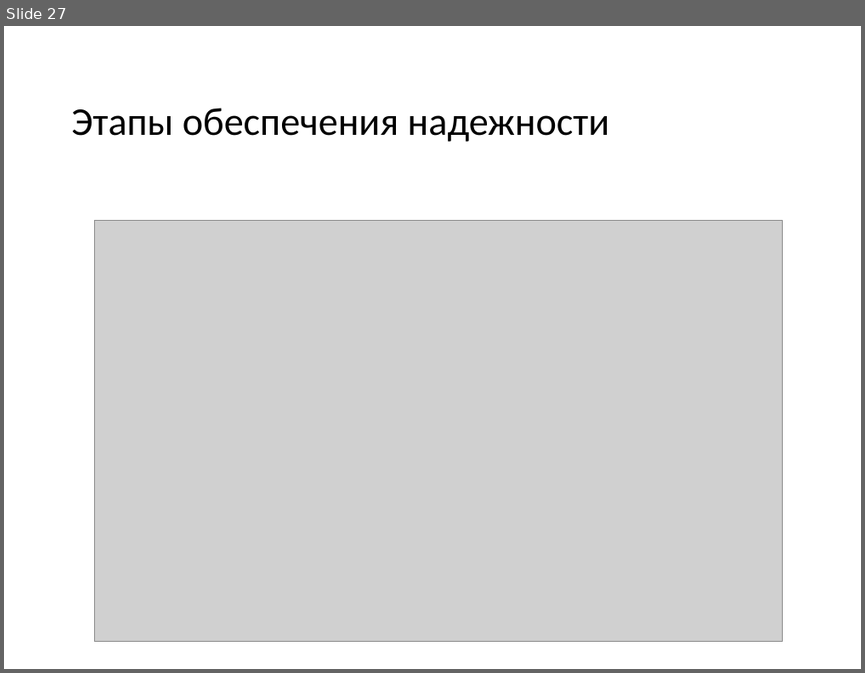
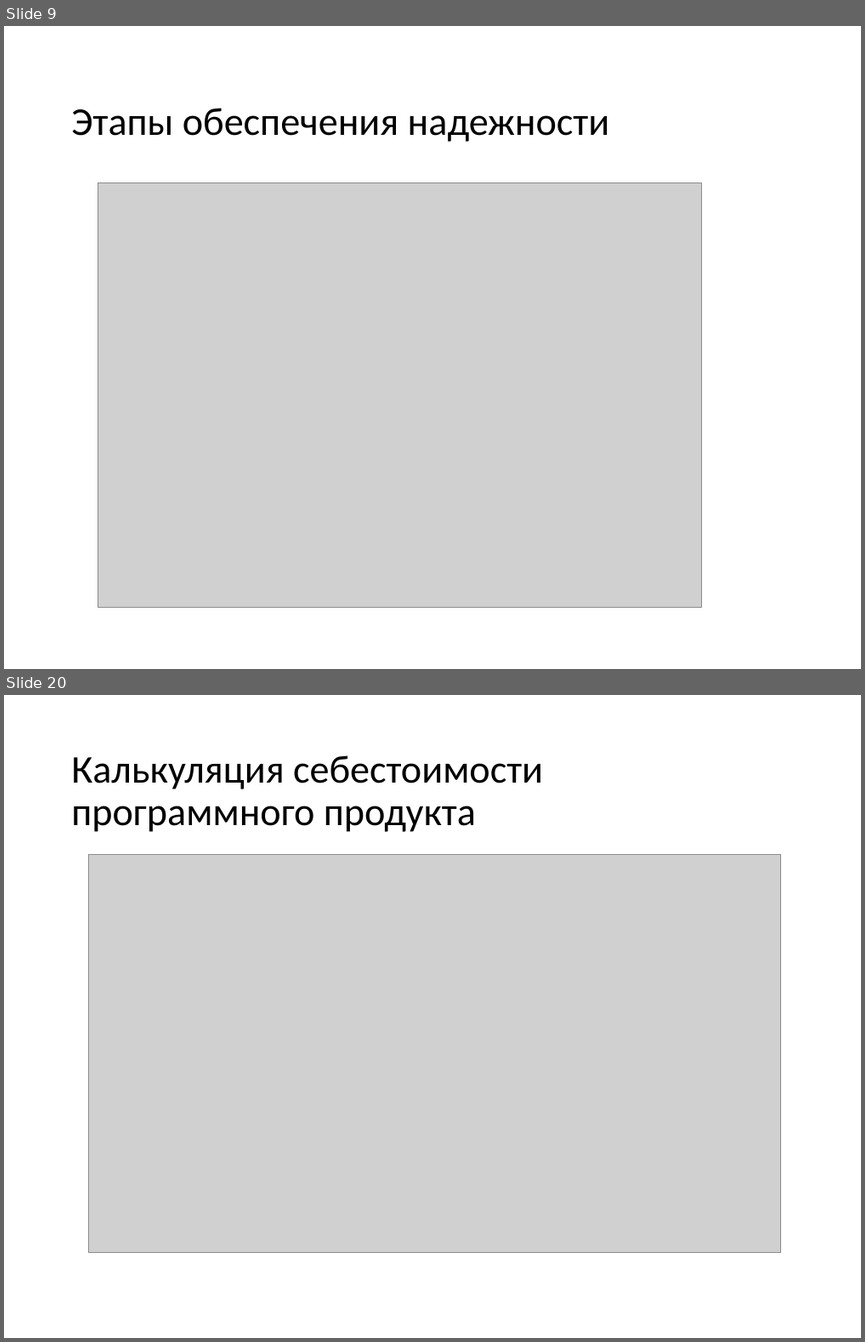
Before and after one commit to dimamatrusmat/domaxadlamena, a slide deck: Презентации/Обобщающая презентация.pptm. Shown one above the other, each under a label of ours: slide 27 before the commit, slides 9 and 20 after it; the slides between them are not shown. The pictures are 865x673 and 865x1342 pixels, drawn with LibreOffice and Linux fonts; fonts in the diff are those of the drawing; grey boxes stand for pictures. Boxes give left, top, right and bottom in pixels: in the first picture for what was removed or moved away, otherwise in the second. Text is boxed around its words. In the diff, an @@ line names an element or a change of style, - is before the commit and + after.

```diff
--- a/Презентации/Обобщающая презентация.pptm
+++ b/Презентации/Обобщающая презентация.pptm
@@ slide 20 added at [4, 695, 861, 1338], background #FFFFFF @@
@@ title added at [71, 755, 543, 832], 33 pt, text #000000 @@
+Калькуляция себестоимости программного продукта
@@ picture added at [88, 854, 780, 1252] @@
@@ what was slide 27 is now slide 9 @@
@@ slide 9 changed as well @@
@@ picture: place and size @@
-picture at [94, 220, 782, 641]
+picture at [98, 182, 702, 607]
```
Also in this commit, not shown: 3 other slides changed, 13 other slides added, 20 slides removed, 2 other files.
